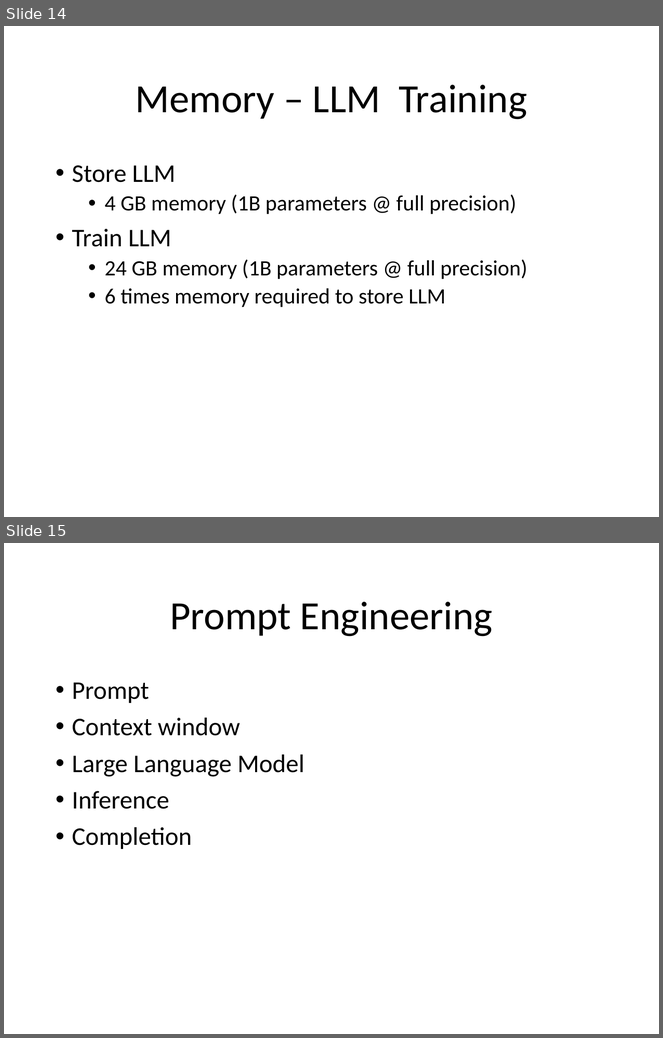
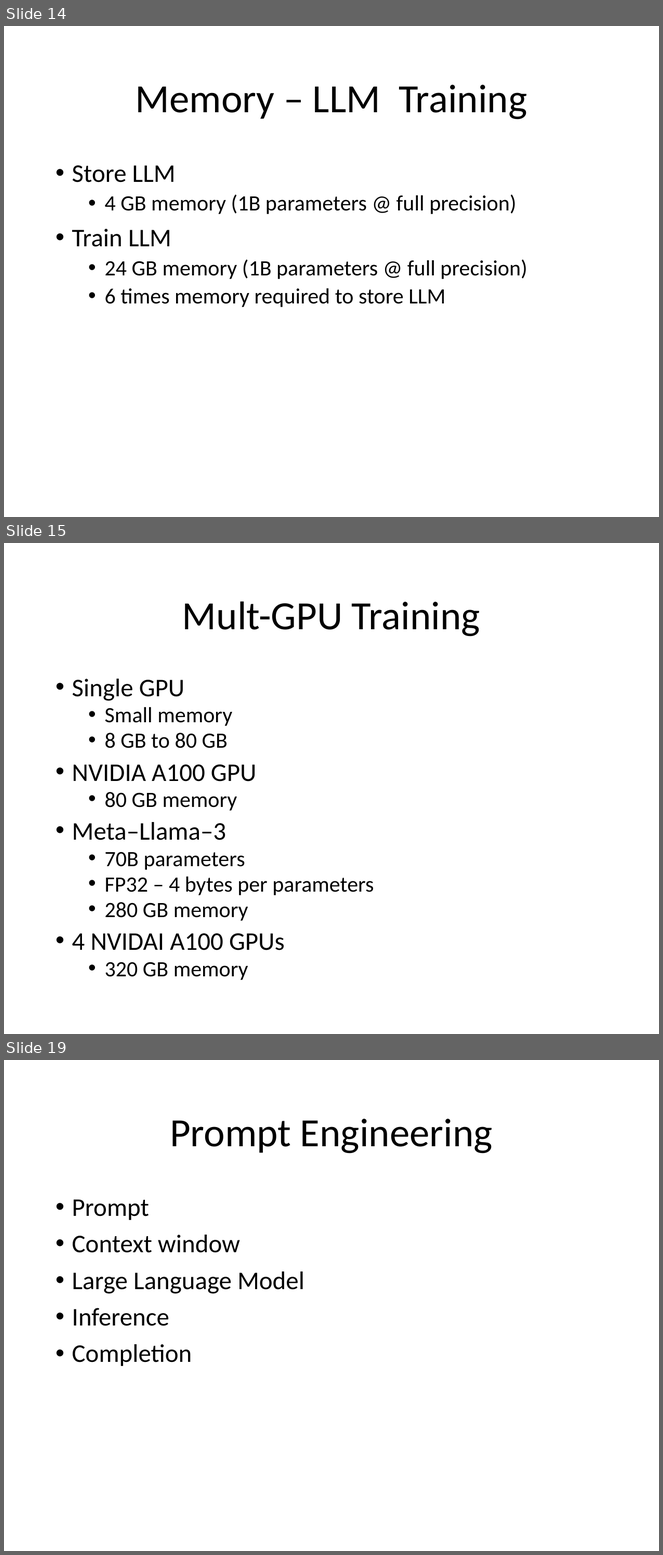
Before and after one commit to look4pritam/LargeLanguageModels, a slide deck: Presentations/LargeLanguageModels.pptx. Shown one above the other, each under a label of ours: slides 14 and 15 before the commit, slides 14, 15 and 19 after it; the slides between them are not shown. The pictures are 663x1038 and 663x1555 pixels, drawn with LibreOffice and Linux fonts; fonts in the diff are those of the drawing. Boxes give left, top, right and bottom in pixels: in the first picture for what was removed or moved away, otherwise in the second. Text is boxed around its words. In the diff, an @@ line names an element or a change of style, - is before the commit and + after.

```diff
--- a/Presentations/LargeLanguageModels.pptx
+++ b/Presentations/LargeLanguageModels.pptx
@@ slide 15 added at box(4, 543, 659, 1034), background #FFFFFF @@
@@ title added at box(182, 601, 480, 637), 44 pt, text #000000 @@
+Mult-GPU Training
@@ text added at box(72, 679, 374, 980), 24 pt, text #000000 @@
+• Single GPU
+  • Small memory
+  • 8 GB to 80 GB
+• NVIDIA A100 GPU
+  • 80 GB memory
+• Meta–Llama–3
+  • 70B parameters
+  • FP32 – 4 bytes per parameters
+  • 280 GB memory
+• 4 NVIDAI A100 GPUs
+  • 320 GB memory
@@ what was slide 15 is now slide 19 @@
```
Also in this commit, not shown: 3 other slides added.
